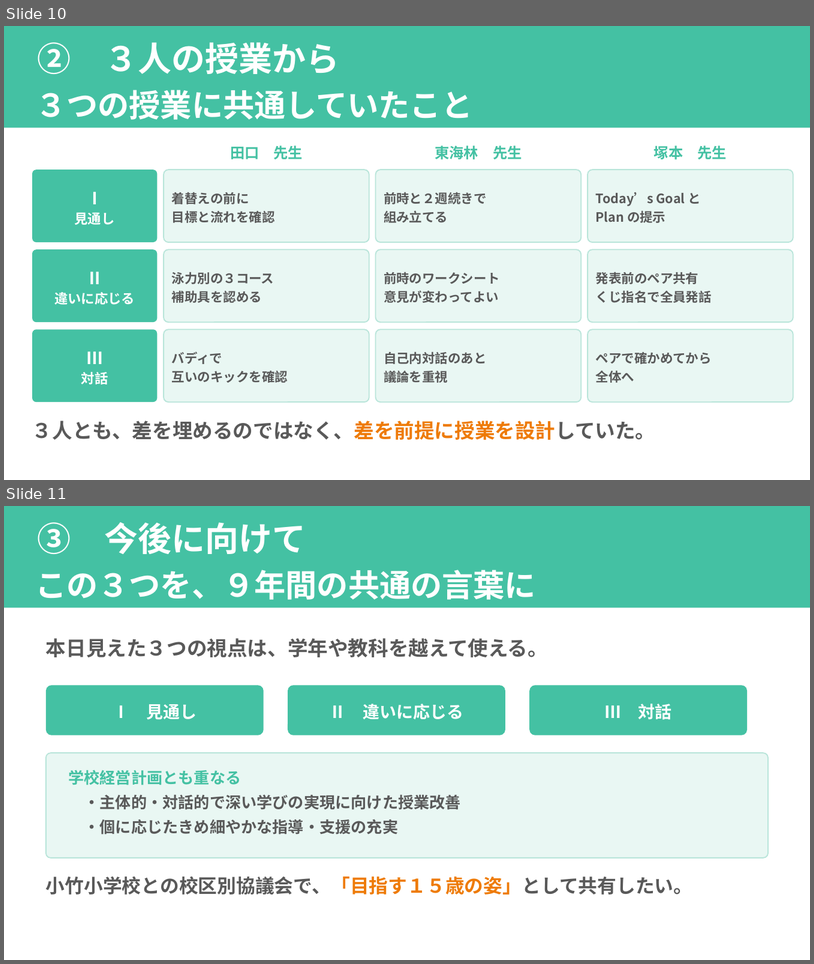
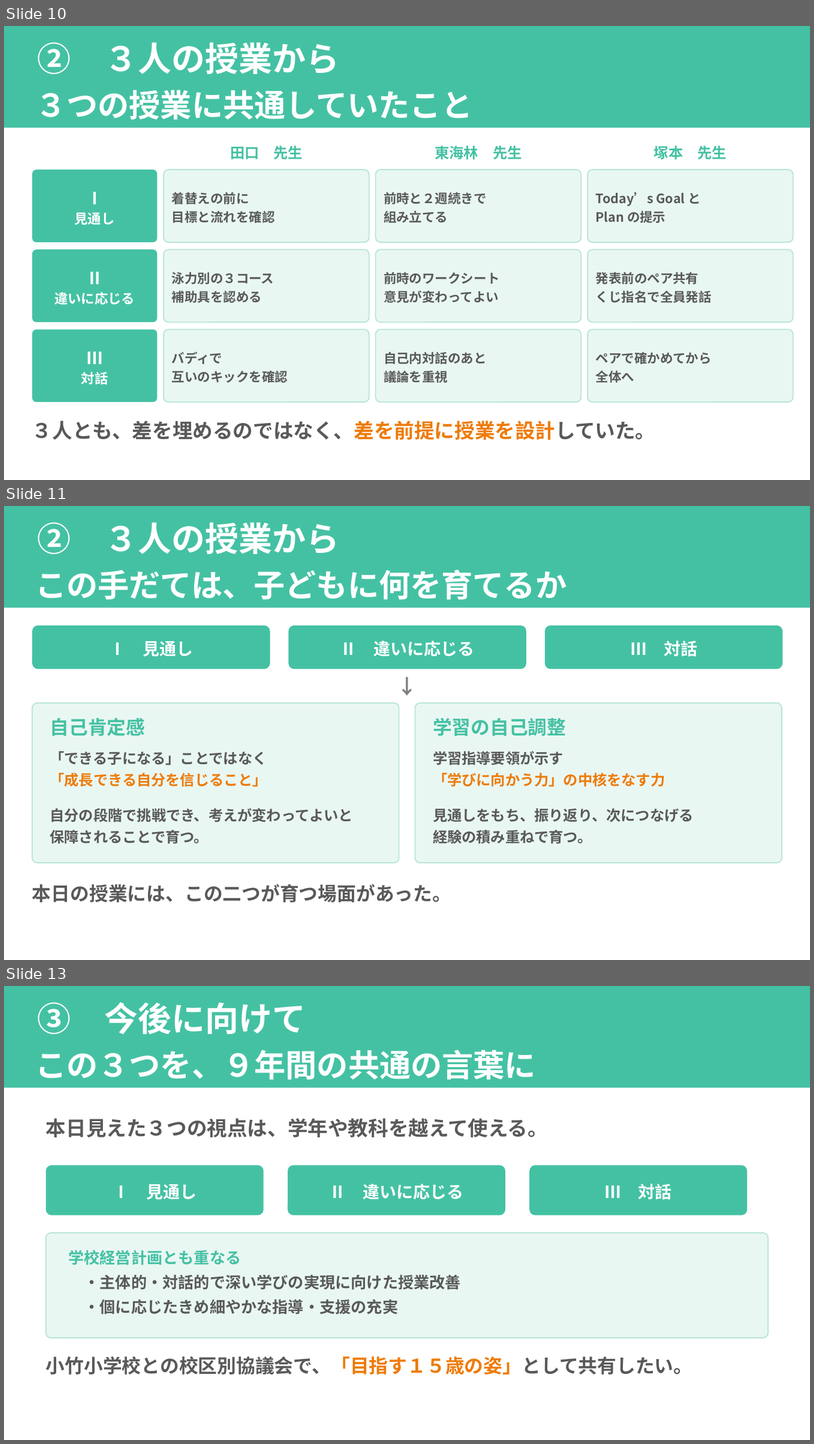
Before and after one commit to contynet730-star/con30, a slide deck: 指導課訪問_みらい青空学園/指導課訪問_５校時指導助言資料_みらい青空学園_プランB.pptx. Shown one above the other, each under a label of ours: slides 10 and 11 before the commit, slides 10, 11 and 13 after it; the slides between them are not shown. The pictures are 814x964 and 814x1444 pixels, drawn with LibreOffice and Linux fonts; fonts in the diff are those of the drawing. Boxes give left, top, right and bottom in pixels: in the first picture for what was removed or moved away, otherwise in the second. Text is boxed around its words. In the diff, an @@ line names an element or a change of style, - is before the commit and + after.

```diff
--- a/指導課訪問_みらい青空学園/指導課訪問_５校時指導助言資料_みらい青空学園_プランB.pptx
+++ b/指導課訪問_みらい青空学園/指導課訪問_５校時指導助言資料_みらい青空学園_プランB.pptx
@@ slide 11 added at (x1=4, y1=506, x2=810, y2=960), background #FFFFFF @@
@@ rectangle added at (x1=4, y1=506, x2=810, y2=607), fill #44C1A3, 28 pt, text #FFFFFF, bold @@
+② ３人の授業から
+この手だては、子どもに何を育てるか
@@ rounded rectangle added at (x1=32, y1=625, x2=270, y2=669), fill #44C1A3 @@
@@ rounded rectangle added at (x1=288, y1=625, x2=527, y2=669), fill #44C1A3 @@
@@ rounded rectangle added at (x1=545, y1=625, x2=783, y2=669), fill #44C1A3 @@
@@ text added at (x1=109, y1=641, x2=193, y2=657), 15 pt, text #FFFFFF, bold @@
+Ⅰ 見通し
@@ text added at (x1=341, y1=640, x2=475, y2=656), 15 pt, text #FFFFFF, bold @@
+Ⅱ 違いに応じる
@@ text added at (x1=630, y1=640, x2=698, y2=657), 15 pt, text #FFFFFF, bold @@
+Ⅲ 対話
@@ text added at (x1=32, y1=672, x2=782, y2=700), 18 pt, text #808080, bold @@
+↓
@@ rounded rectangle added at (x1=32, y1=703, x2=399, y2=862), fill #E9F7F3, outline #B9E5DA 1 pt @@
@@ rounded rectangle added at (x1=415, y1=703, x2=782, y2=862), fill #E9F7F3, outline #B9E5DA 1 pt @@
@@ text added at (x1=50, y1=718, x2=146, y2=736), 17 pt, text #44C1A3, bold @@
+自己肯定感
@@ text added at (x1=433, y1=718, x2=566, y2=736), 17 pt, text #44C1A3, bold @@
+学習の自己調整
@@ text added at (x1=50, y1=751, x2=353, y2=843), 13 pt, text #595959, bold @@
+「できる子になる」ことではなく
+「成長できる自分を信じること」
+自分の段階で挑戦でき、考えが変わってよいと
+保障されることで育つ。
@@ text added at (x1=433, y1=751, x2=694, y2=843), 13 pt, text #595959, bold @@
+学習指導要領が示す
+「学びに向かう力」の中核をなす力
+見通しをもち、振り返り、次につなげる
+経験の積み重ねで育つ。
@@ text added at (x1=32, y1=883, x2=452, y2=902), 17 pt, text #595959, bold @@
+本日の授業には、この二つが育つ場面があった。
@@ what was slide 11 is now slide 13 @@
```
Also in this commit, not shown: 2 slides changed, 1 other slide added, 2 other files.
